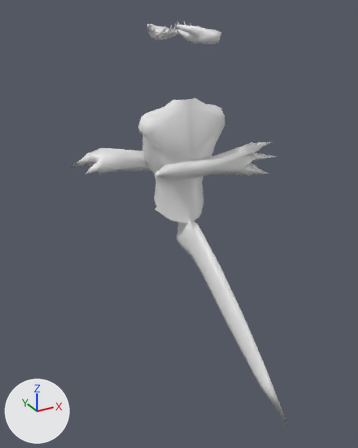
Renders of the Blender file extra/Tail Armor.blend from each side of a commit.
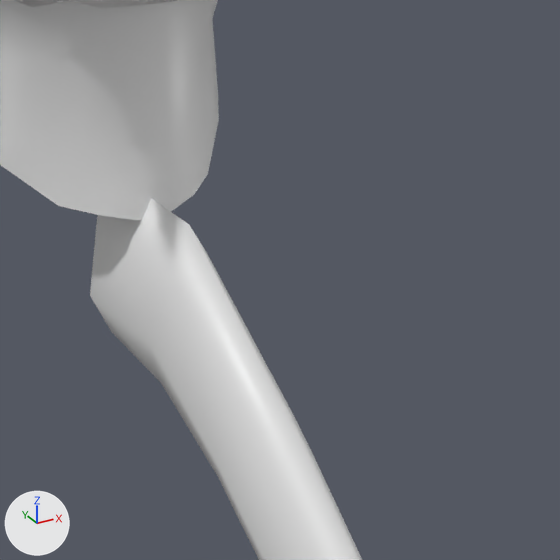
The first picture shows the older version from a camera (50 mm lens) standing at (-0.698, -1.212, 0.607) and looking at (-0.09, -0.108, 0.055). The close-ups show the older and then the newer version on the part from 44% to 77% of the width and 40% to 66% of the height of that picture. Only the edits that show in the close-ups are written down. The lights are fixed; the arrows at lower left show +X, +Y and +Z. The same objects are shown in both versions, whatever each file hides.

The first close-up shows 'Tri Chest', 'Tri Tail' and 1 more.
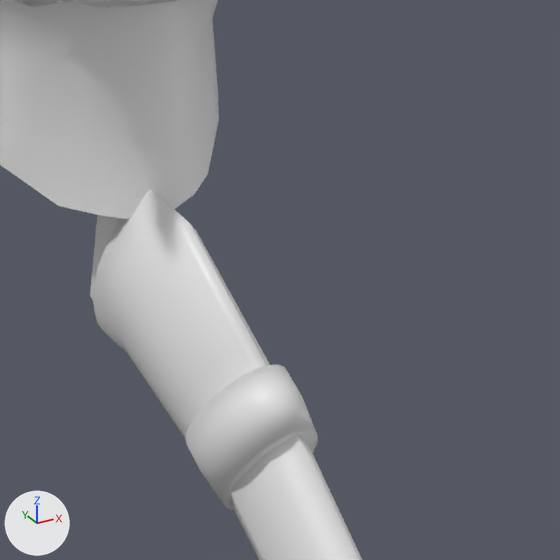
Changed parts and their boxes [x1, y1, x2, y2] in the close-ups (560 x 560 px):
'Chitin Sleeve.001', added
    after: [93, 188, 270, 439]
'Chitin Cuff.001', added
    after: [185, 364, 318, 510]
'Tri Tail', unchanged, covered by the edit
    before: [90, 198, 362, 560]
    after: [90, 215, 362, 560]

Patch to the scene script:
```diff
--- a/extra/Tail Armor.blend.py
+++ b/extra/Tail Armor.blend.py
@@ me_cylinder_021 @@
+me_cylinder_021.from_pydata(...)  # 96 vertices, 66 faces; spans x -0.84..0.84, y -1.68..2.55, z -0.93..1.92
+me_cylinder_021.polygons.foreach_set('use_smooth', [True] * 66)
@@ me_cylinder_016 @@
+me_cylinder_016.from_pydata(...)  # 192 vertices, 130 faces; spans x -1.0..1.0, y -0.95..1.05, z -1.44..1.04
+me_cylinder_016.polygons.foreach_set('use_smooth', [True] * 130)
@@ ob_chitin_sleeve_001 @@
+ob_chitin_sleeve_001 = bpy.data.objects.new('Chitin Sleeve.001', me_cylinder_021)
+ob_chitin_sleeve_001.location = (0.0, -0.0941, -0.0781)
+ob_chitin_sleeve_001.rotation_euler = (-0.957, 0.0, 0.0)  # degrees (-55, 0, 0)
+ob_chitin_sleeve_001.scale = (0.0357, 0.0357, 0.0684)
+ob_chitin_sleeve_001.material_slots[0].link = 'OBJECT'; ob_chitin_sleeve_001.material_slots[0].material = mat_finger02_003  # white #e7e7e7
@@ ob_chitin_cuff_001 @@
+ob_chitin_cuff_001 = bpy.data.objects.new('Chitin Cuff.001', me_cylinder_016)
+ob_chitin_cuff_001.location = (0.0, -0.1327, -0.093)
+ob_chitin_cuff_001.rotation_euler = (-0.959, 0.0, 0.0)  # degrees (-55, 0, 0)
+ob_chitin_cuff_001.scale = (0.0302, 0.0566, 0.0192)
+ob_chitin_cuff_001.material_slots[0].link = 'OBJECT'; ob_chitin_cuff_001.material_slots[0].material = mat_finger02_002  # white #e7e7e7
```
